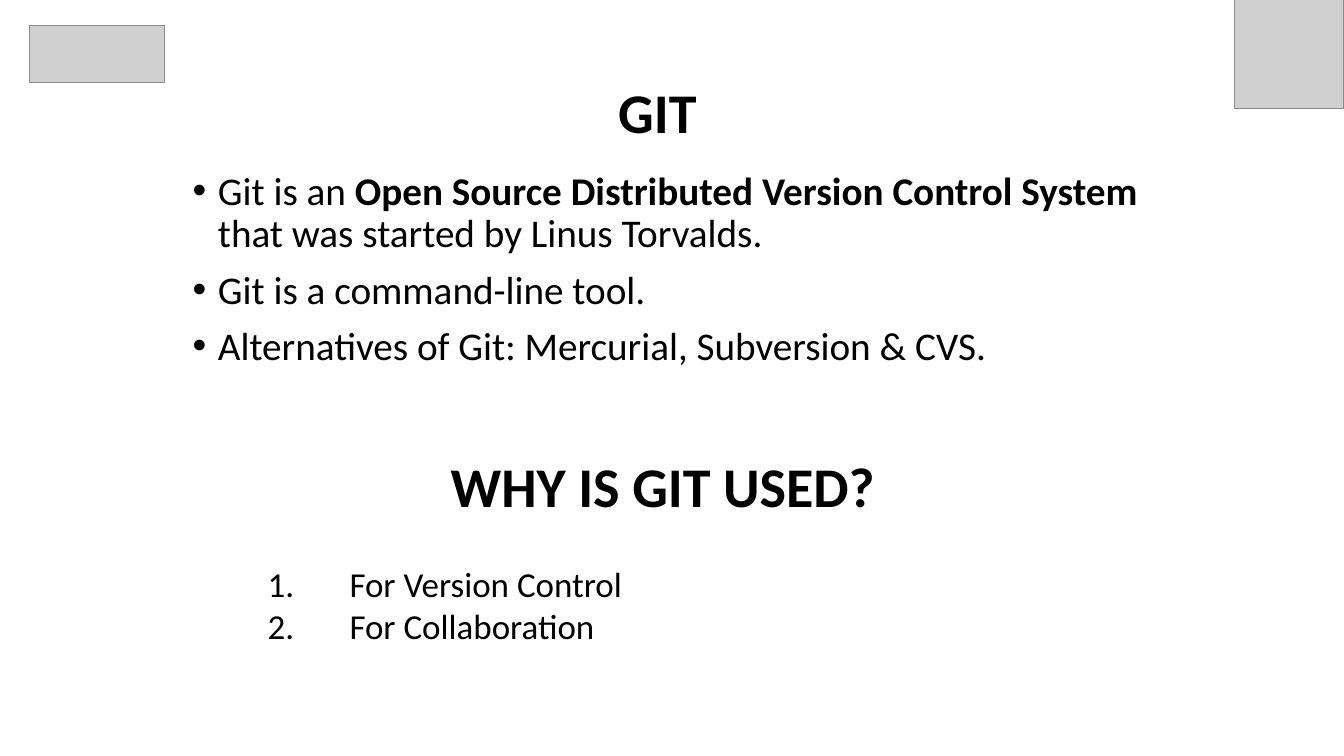
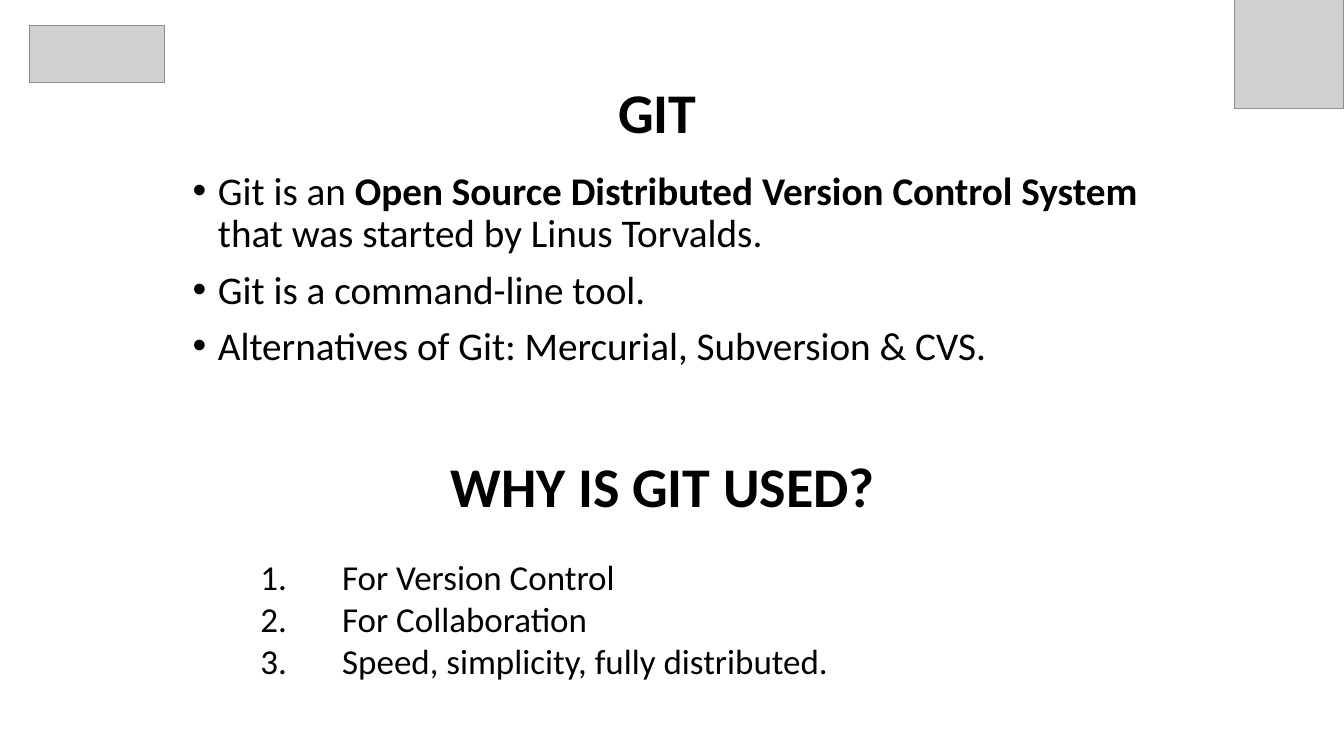
Before and after one commit to piyushsharma220699/Git-and-GitHub-Session, a slide deck: slide 3 of GitHub.pptx. Drawn at 1344x756 pixels with LibreOffice and Linux fonts; fonts in the diff are those of the drawing; grey boxes stand for pictures. Boxes give left, top, right and bottom in pixels: in the first picture for what was removed or moved away, otherwise in the second. Text is boxed around its words. In the diff, an @@ line names an element or a change of style, - is before the commit and + after.

```diff
--- a/GitHub.pptx
+++ b/GitHub.pptx
@@ text "For Version Control": place and size @@
-text "For Version Control" at <box>350,572,622,640</box>
+text "For Version Control" at <box>342,565,828,680</box>
@@ text at <box>342,649,828,680</box>: paragraph added @@
+3. Speed, simplicity, fully distributed.
```
Also in this commit, not shown: 2 other slides changed, 4 slides added, 1 other file.
